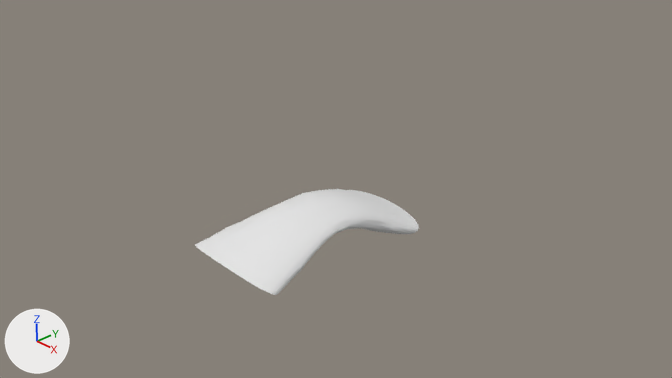
The Blender file Assets/Graphics/bridge.blend as it was, and as the next commit left it.
Before and after are seen from the file's camera 'Camera'. The axes (+X, +Y, +Z) are drawn at lower left. The lights are the same throughout.

In view in the first picture: 'Bridge'.
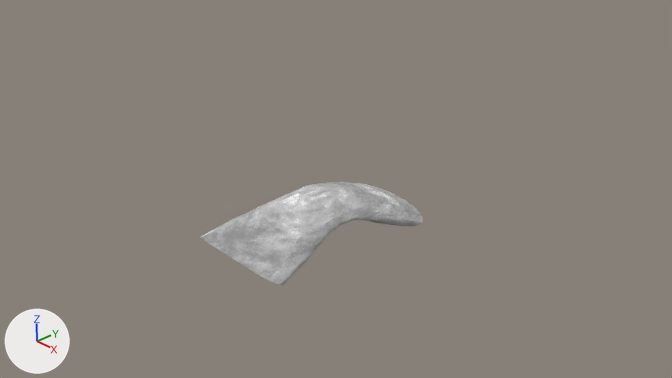
Pixel boxes [x1, y1, x2, y2] of what changed, in the pictures (672 x 378 px):
```json
{"object": "Bridge", "change": "recoloured, surface changed, moved", "before": [195, 189, 419, 295], "after": [201, 181, 423, 285]}
```

The change, as JSON lines over the scene's bpy script:
```json
{"op": "add", "block": "img_tex_medium_png_002", "code": ["img_tex_medium_png_002 = load_image('tex_medium.png.002', '../Textures/tex_medium.png', 1024, 1024, 'sRGB')"]}
{"op": "add", "block": "mat_bridge_material", "code": ["mat_bridge_material = diffuse_material('Bridge-material')", "mat_bridge_material.texture = img_tex_medium_png_002"]}
{"block": "me_cylinder", "where": "me_cylinder.from_pydata(...)  # 576 vertices, 736 faces; spans x -0.92..0.92, y -1.84..0.55, z -0.99..1.1"}
{"block": "me_cylinder", "where": "# used by ob_bridge; location = (0.0, 0.0, 0.0); rotation_euler = (1.571, 0.0, 0.0), in degrees (90, 0, 0); scale = (1.0, 0.34, 1.59)"}
{"block": "me_cylinder", "change": "me_cylinder part 1: texture (UV) coordinates changed"}
{"op": "add", "block": "me_cylinder", "code": "me_cylinder.materials.append(mat_bridge_material)  # picture img_tex_medium_png_002"}
{"op": "set", "path": "ob_bridge.location", "old": "(0.0, 0.0, 0.0)", "new": "(-0.02, 0.13, 0.09)"}
```
